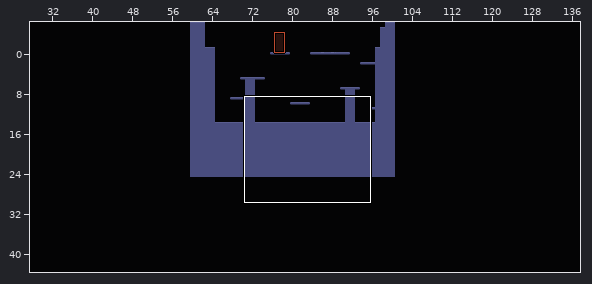
Level history. LDtk project: assets/tilemaps/sample.ldtk. The picture above shows the old version from afar; the outline marks the close-up.
Close-up. Before the edit:
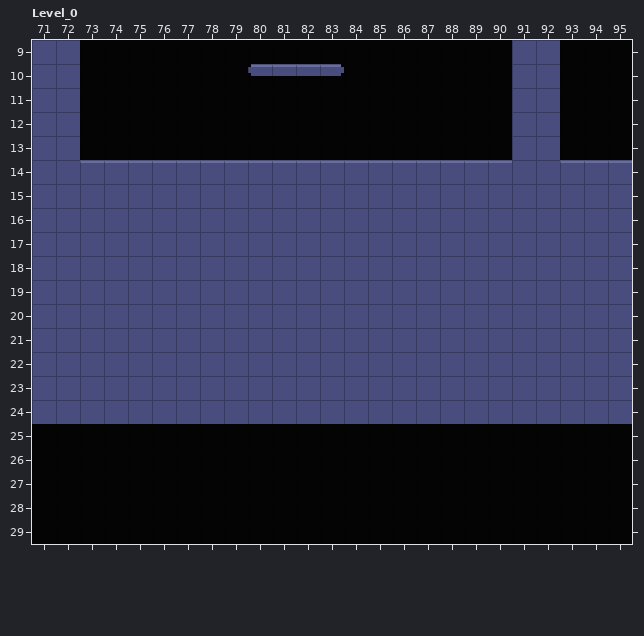
Cells are 8x8 px. Shown: Level_0 x 71..95, y 9..29. The commit also changed other parts of the map, which this record leaves out. The old version is drawn lined up with the new one.
Now the later version:
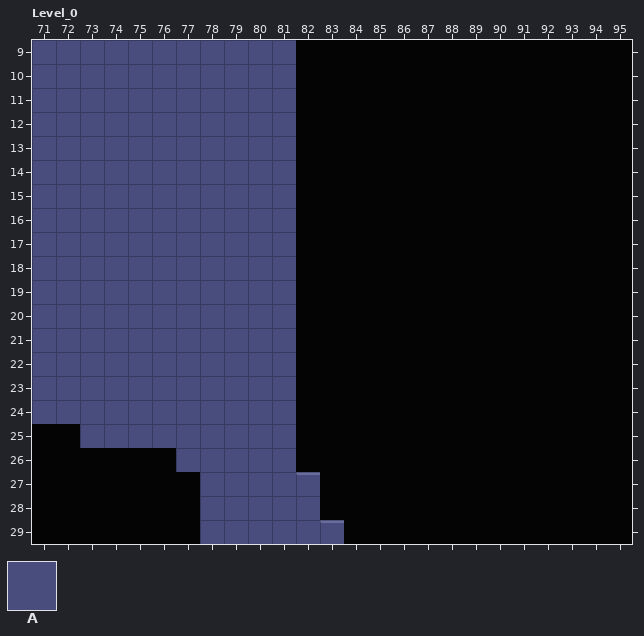
Key: from "IntGrid": A 1 "Terrain".
_ is an empty cell.
Change:
map size 41x32 -> 138x52 cells (old content now starts at 60,-7; both pictures use the new coordinates)
Layer "IntGrid":
y 9: x 73..81 _________ -> AAAAAAAAA; x 91..92 AA -> __
y 10: x 73..79 _______ -> AAAAAAA; x 82..83 AA -> __; x 91..92 AA -> __
y 11..13: x 73..81 _________ -> AAAAAAAAA; x 91..92 AA -> __
y 14..24: x 82..95 AAAAAAAAAAAAAA -> ______________
y 25: x 73..81 _________ -> AAAAAAAAA
y 26: x 77..81 _____ -> AAAAA
y 27..28: x 78..82 _____ -> AAAAA
y 29: x 78..83 ______ -> AAAAAA
